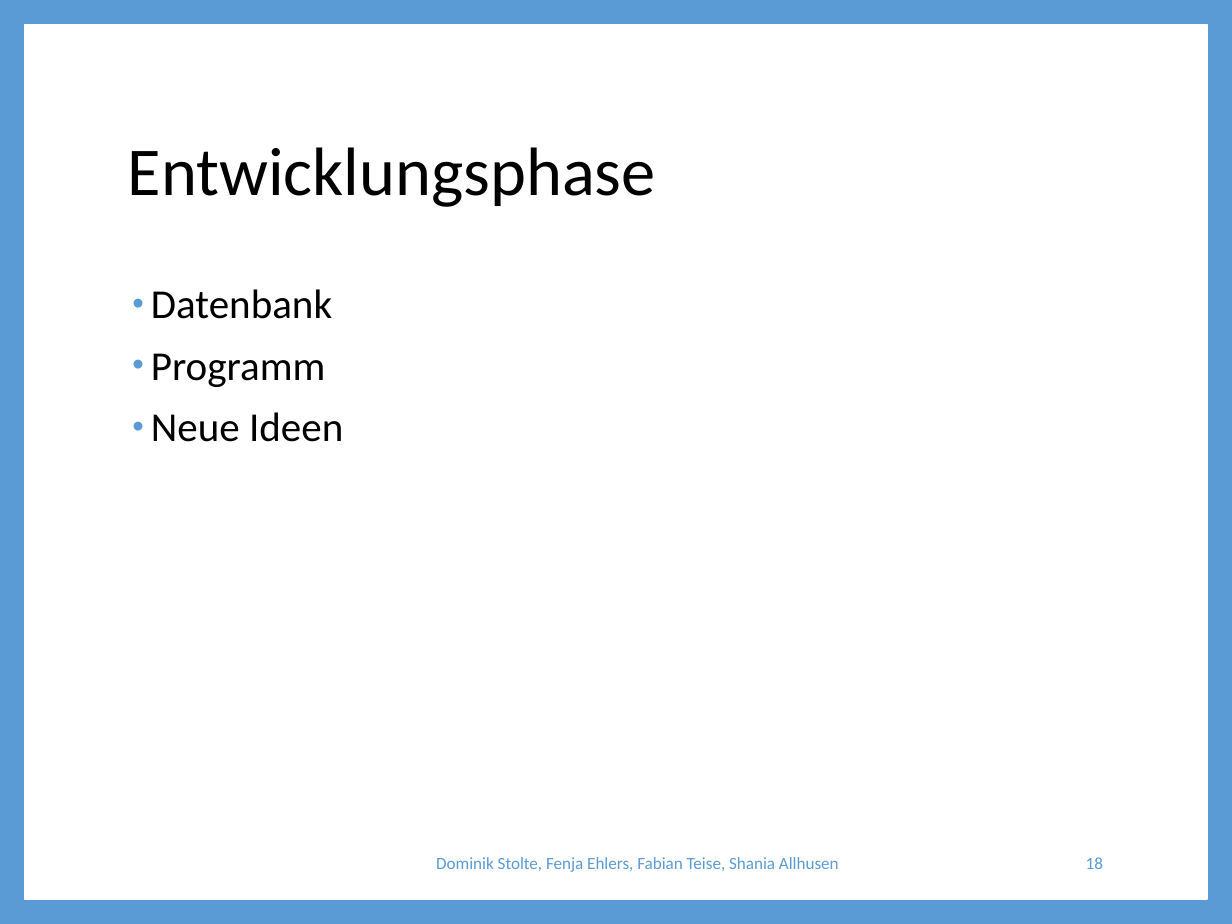
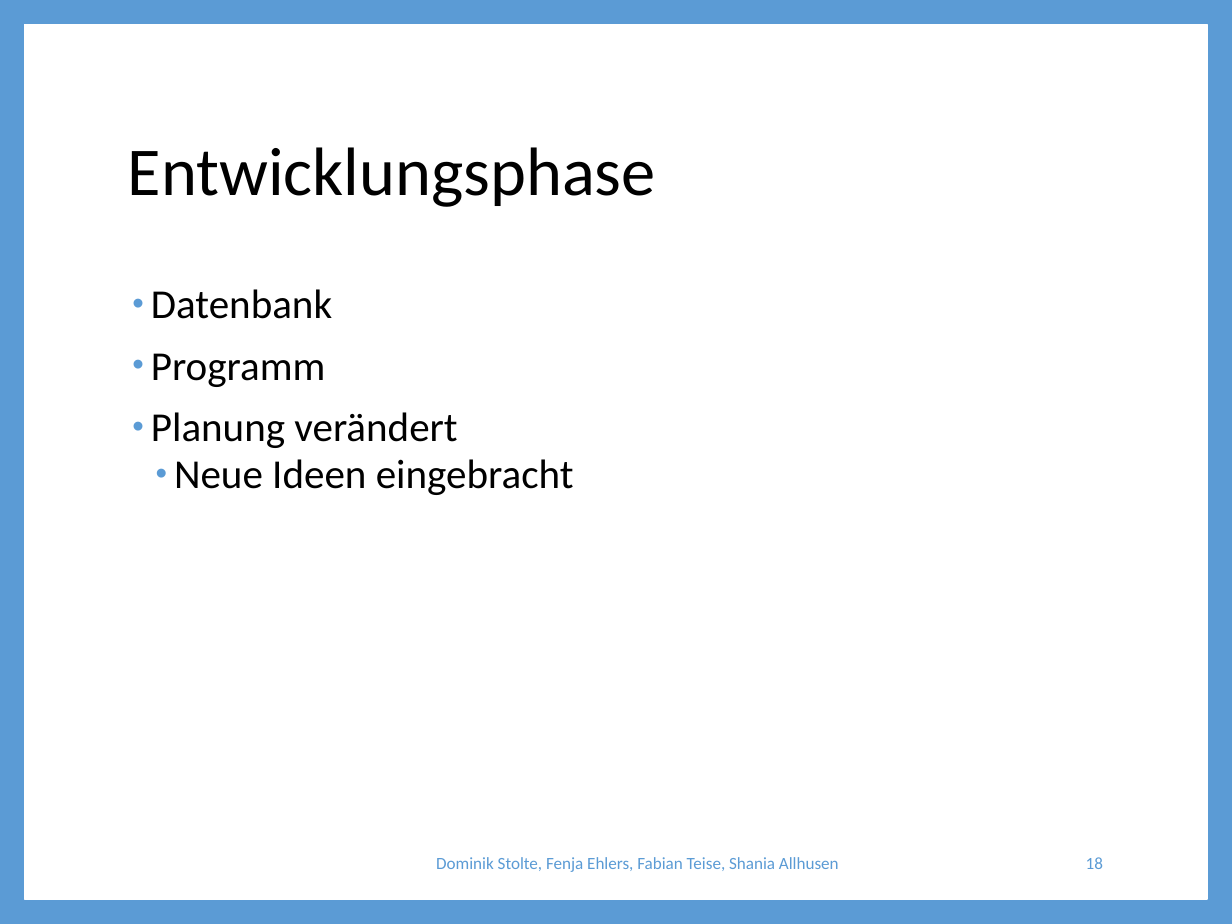
Before and after one commit to ShaniaAllhusen/Mittelstufenprojekt, a slide deck: slide 18 of Projekt-Präsentation.pptx. Drawn at 1232x924 pixels with LibreOffice and Linux fonts; fonts in the diff are those of the drawing. Boxes give left, top, right and bottom in pixels: in the first picture for what was removed or moved away, otherwise in the second. Text is boxed around its words. In the diff, an @@ line names an element or a change of style, - is before the commit and + after.

```diff
--- a/Projekt-Präsentation.pptx
+++ b/Projekt-Präsentation.pptx
@@ text at bbox=[151, 412, 574, 495]: text changed @@
-• Neue Ideen
+• Planung verändert
+  • Neue Ideen eingebracht
```
Also in this commit, not shown: 9 other slides changed.
